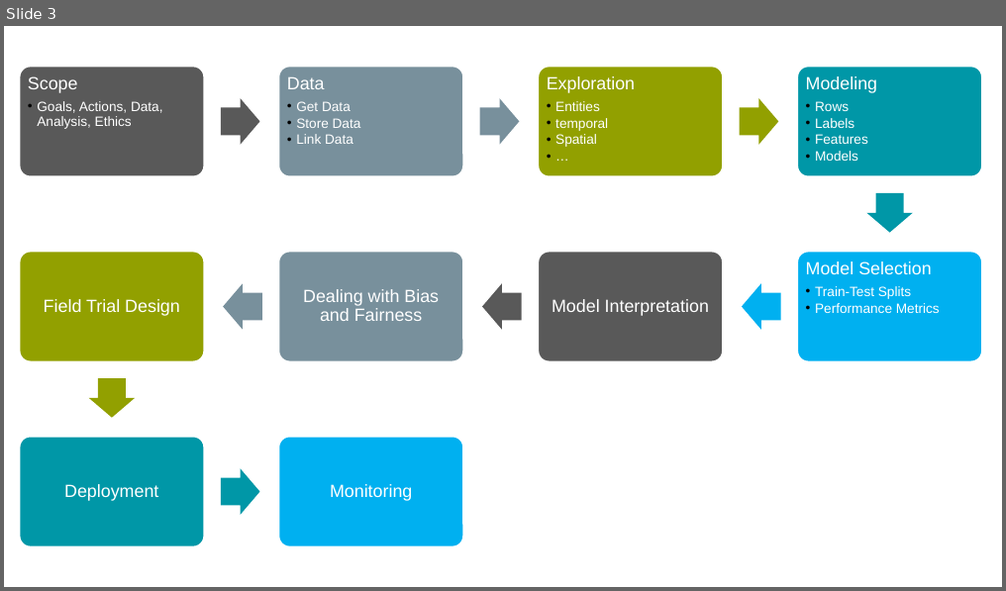
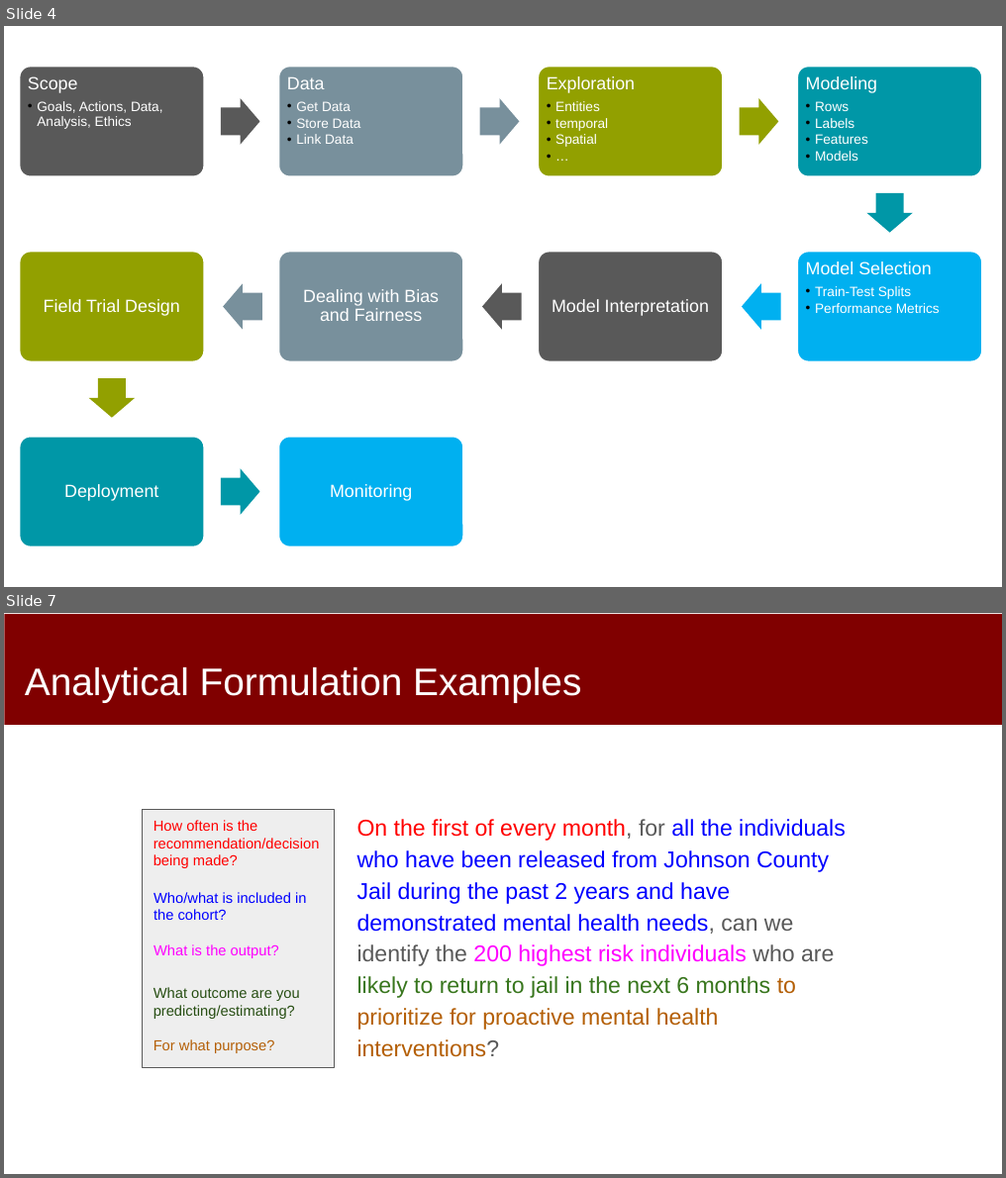
Before and after one commit to dssg/MLinPractice, a slide deck: Lectures/Lecture11-Module1Review.pptx. Shown one above the other, each under a label of ours: slide 3 before the commit, slides 4 and 7 after it; the slides between them are not shown. The pictures are 1006x591 and 1006x1178 pixels, drawn with LibreOffice and Linux fonts; fonts in the diff are those of the drawing. Boxes give left, top, right and bottom in pixels: in the first picture for what was removed or moved away, otherwise in the second. Text is boxed around its words. In the diff, an @@ line names an element or a change of style, - is before the commit and + after.

```diff
--- a/Lectures/Lecture11-Module1Review.pptx
+++ b/Lectures/Lecture11-Module1Review.pptx
@@ slide 7 added at [4, 613, 1002, 1174], background #FFFFFF @@
@@ rectangle added at [5, 614, 1002, 725], fill #800000 @@
@@ title added at [25, 667, 581, 702], 37 pt, text #FFFFFF @@
+Analytical Formulation Examples
@@ rectangle added at [143, 809, 334, 1067], fill #EEEEEE, outline #595959 0.75 pt @@
@@ text added at [153, 820, 320, 868], 14 pt, text #FF0000 @@
+How often is the recommendation/decision being made?
@@ text added at [357, 819, 846, 1058], 22 pt, text #0000FF @@
+On the first of every month, for all the individuals who have been released from Johnson County Jail during the past 2 years and have demonstrated mental health needs, can we identify the 200 highest risk individuals who are likely to return to jail in the next 6 months to prioritize for proactive mental health interventions?
@@ text added at [153, 892, 306, 920], 14 pt, text #0000FF @@
+Who/what is included in the cohort?
@@ text added at [153, 945, 279, 959], 14 pt, text #FF00FF @@
+What is the output?
@@ text added at [153, 987, 300, 1054], 14 pt, text #274E13 @@
+What outcome are you predicting/estimating?
+For what purpose?
@@ what was slide 3 is now slide 4 @@
```
Also in this commit, not shown: 2 slides changed, 17 other slides added.
